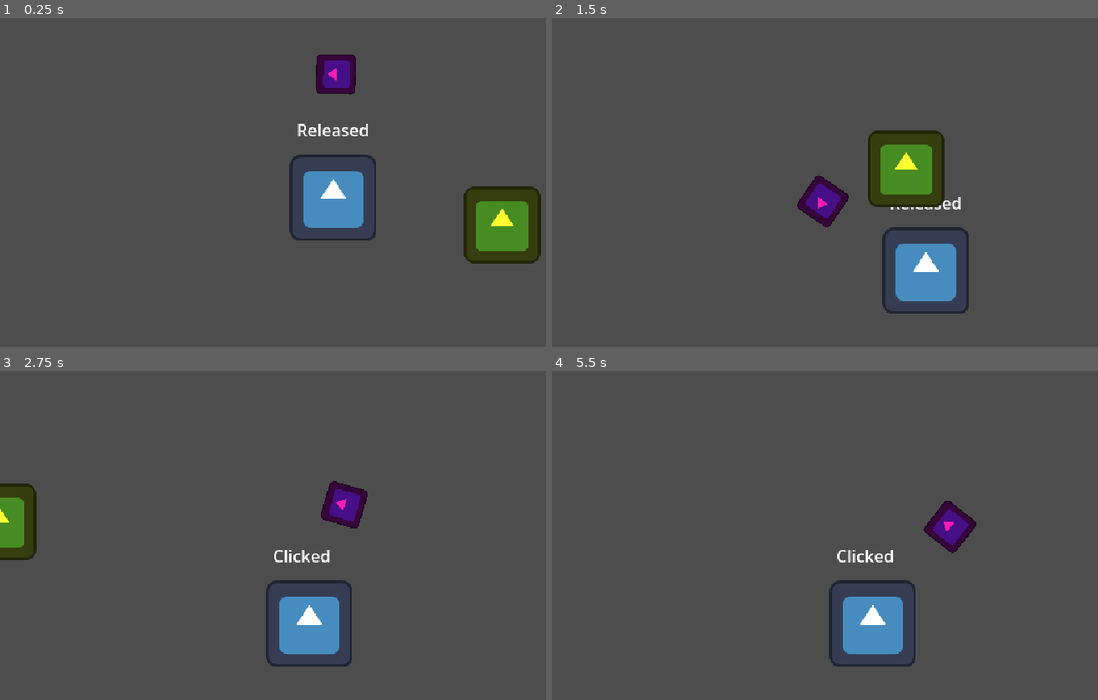
Above: before the commit, frames 1-4 (two rows, left to right).
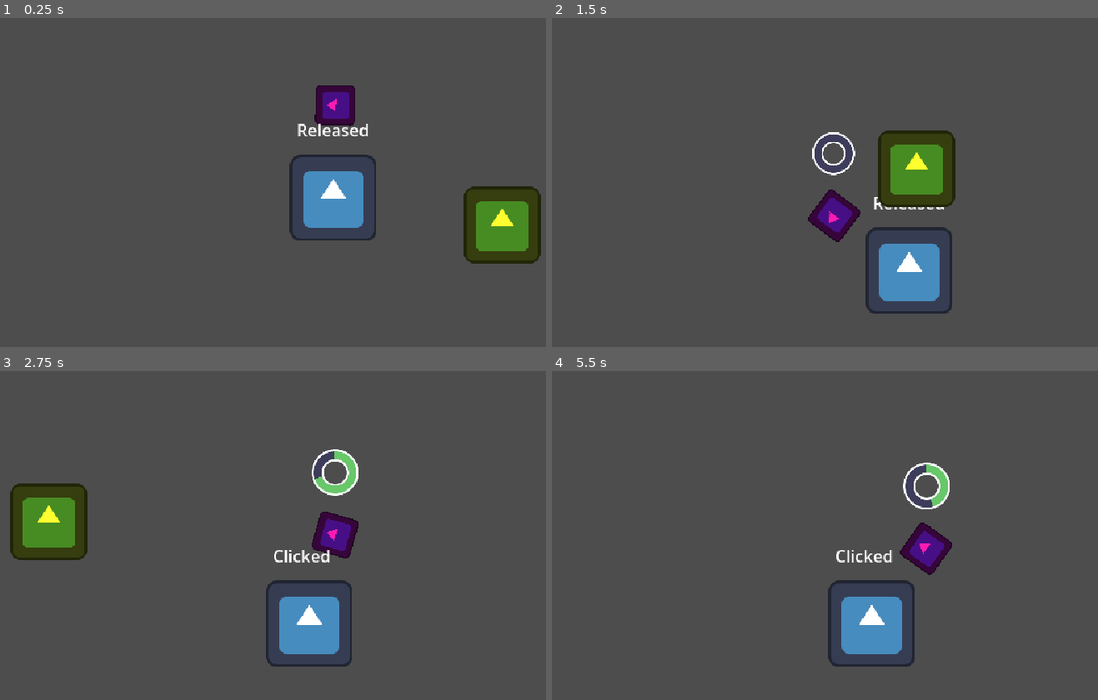
Above: after the commit, the same moments.

Repository: Juawo/hammer-game
Game: Godot game, scene res://scenes/level.tscn
Two runs of this game, one before a commit and one after it. Both use one fixed random seed, a clock stepped at 60 frames per second and the inputs below. The engine's default icon, where the game draws it, is replaced by a stand-in: a white triangle on a blue panel in a dark square.
Inputs (mouse positions are in pixels of both pictures, inside the frame that each line leads up to):
- Up to frame 1 (0.25 s): no input
- Up to frame 2 (1.5 s): move the mouse to (1032, 149) at 0.52 s; press the mouse at (1032, 149) at 0.53 s; hold D (right) from 0.53 s (still down); tap W (jump) at 0.77 s; move the mouse to (754, 185) at 1.27 s; release the mouse at (754, 185) at 1.28 s; click (754, 185) at 1.35 s
- Up to frame 3 (2.75 s): tap W (jump) at 1.52 s; move the mouse to (398, 440) at 2.02 s; release D (right) at 2.03 s; press the mouse at (398, 440) at 2.03 s; hold A (left) from 2.03 s (still down)
- Up to frame 4 (5.5 s): move the mouse to (852, 594) at 2.77 s; release A (left) at 2.78 s; release the mouse at (852, 594) at 2.78 s; hold D (right) 2.78-4.28 s; click (852, 594) at 2.85 s; tap W (jump) at 3.02, 3.77, 4.52 s; move the mouse to (1087, 578) at 3.52 s; press the mouse at (1087, 578) at 3.53 s; move the mouse to (683, 463) at 4.27 s; release the mouse at (683, 463) at 4.28 s; hold A (left) 4.28-5.03 s; click (683, 463) at 4.35 s; move the mouse to (917, 522) at 5.02 s; press the mouse at (917, 522) at 5.03 s; hold D (right) from 5.03 s (still down)

The runs differ from the first frame. In frame 1, 1.4% of the frame differs, in the area x 57-66%, y 11-33%; in frame 2, 5.0%; in frame 3, 5.3%, in the area x 0-68%, y 23-58%; in frame 4, 2.5%.

Commit message:
Refactor hammer pivot scene and script: update progress bar properties, adjust charge time constants, and enhance UI tweening for better visual feedback during hammer charging.

Diff:
--- a/project_time_tracker.json
+++ b/project_time_tracker.json
@@ -1,8 +1,8 @@
 {
-  "2D": 2203.568,
+  "2D": 3543.785,
   "3D": 2.593,
   "AFK": 2.621,
   "Asset Store": 2.207,
-  "Game": 2628.427,
-  "Script": 4219.627
+  "Game": 4292.067,
+  "Script": 5274.532
 }
--- a/scenes/Hammer/hammer_pivot.tscn
+++ b/scenes/Hammer/hammer_pivot.tscn
@@ -2,6 +2,8 @@
 
 [ext_resource type="Script" uid="uid://bfmsdufmmvvo4" path="res://scripts/Hammer/hammer_pivot.gd" id="1_7yr1y"]
 [ext_resource type="Texture2D" uid="uid://cvcyuf028h1f" path="res://icon.svg" id="2_cbcvn"]
+[ext_resource type="Texture2D" uid="uid://nhnoa8xmqvk" path="res://assets/ui/progress.png" id="3_prrad"]
+[ext_resource type="Texture2D" uid="uid://8h0qnb5ryddb" path="res://assets/ui/outline.png" id="4_pkpup"]
 
 [sub_resource type="RectangleShape2D" id="RectangleShape2D_04dxk"]
 size = Vector2(128.5, 109)
@@ -12,11 +14,24 @@
 
 [node name="sprite" type="Sprite2D" parent="." unique_id=1988051966]
 self_modulate = Color(1, 0.105882354, 0.7019608, 1)
-position = Vector2(400, 0)
 texture = ExtResource("2_cbcvn")
 
+[node name="progress_bar" type="TextureProgressBar" parent="sprite" unique_id=159211517]
+top_level = true
+offset_left = 83.33333
+offset_top = -46.666664
+offset_right = 173.33333
+offset_bottom = 43.333336
+pivot_offset = Vector2(45, 45)
+value = 33.0
+fill_mode = 4
+texture_under = ExtResource("3_prrad")
+texture_over = ExtResource("4_pkpup")
+texture_progress = ExtResource("3_prrad")
+tint_under = Color(0.23837075, 0.23373532, 0.35466883, 1)
+tint_progress = Color(0.40559998, 0.78, 0.41184, 1)
+
 [node name="hammer_area" type="Area2D" parent="." unique_id=1895019698]
-position = Vector2(400, 0)
 collision_layer = 0
 collision_mask = 3
 
@@ -24,12 +39,4 @@
 position = Vector2(-0.75, -0.5)
 shape = SubResource("RectangleShape2D_04dxk")
 
-[node name="progress_bar" type="TextureProgressBar" parent="." unique_id=1162279908]
-offset_left = 400.0
-offset_top = -103.333
-offset_right = 404.0
-offset_bottom = -76.333
-value = 100.0
-rounded = true
-
 [node name="RayCast2D" type="RayCast2D" parent="." unique_id=1413554373]
--- a/scenes/level.tscn
+++ b/scenes/level.tscn
@@ -15,6 +15,7 @@
 position = Vector2(246, 151)
 
 [node name="Camera2D" type="Camera2D" parent="Player" unique_id=1742987236]
+process_callback = 0
 limit_bottom = 400
 position_smoothing_enabled = true
 
--- a/scripts/Hammer/hammer_pivot.gd
+++ b/scripts/Hammer/hammer_pivot.gd
@@ -1,29 +1,32 @@
 extends Node2D
 
-const MAX_CHARGE_TIME = 2.0
+const MAX_CHARGE_TIME = 1.0
 const MIN_CHARGE_TIME = 0.1
 const MAX_KNOCKBACK_FORCE = 300.0
 
 const ORBIT_SPEED = 15.0
-const MAX_ORBIT_DISTANCE = 400.0 #position.x do hammer_area
+const MAX_ORBIT_DISTANCE = 300.0 #position.x do hammer_area
 
 var orbit_speed_modifier = 1
 var current_charge := 0.0
 var is_charging := false
 
+var target_scale_ui := 0.5
+var ui_tween : Tween
+
 @onready var sprite: Sprite2D = $sprite
 @onready var hammer_area: Area2D = $hammer_area
-@onready var progress_bar : TextureProgressBar = $progress_bar
+@onready var progress_bar: TextureProgressBar = $sprite/progress_bar
 @onready var ray_cast_2d: RayCast2D = $RayCast2D
 
 var player : CharacterBody2D
 
-# Called when the node enters the scene tree for the first time.
 func _ready() -> void:
 	player = get_parent().get_parent()
 
-# Called every frame. 'delta' is the elapsed time since the previous frame.
-func _process(delta: float) -> void:
+	progress_bar.scale = Vector2.ZERO
+
+func _physics_process(delta: float) -> void:
 	var mouse_pos := get_global_mouse_position()
 	var target_angle := global_position.direction_to(mouse_pos).angle()
 	rotation = lerp_angle(rotation, target_angle, (ORBIT_SPEED * orbit_speed_modifier) * delta)
@@ -33,27 +36,28 @@
 
 	if ray_cast_2d.is_colliding():
 		var distance_to_wall := to_local(ray_cast_2d.get_collision_point()).length()
-
-		# Substitua "20.0" pela metade do tamanho exato do seu sprite do martelo.
-		# A função max() garante que, no pior cenário, a distância zere em vez de ficar negativa.
 		var clamped_distance = max(0.0, distance_to_wall - 64)
 
 		sprite.position.x = clamped_distance
 		hammer_area.position.x = clamped_distance
-		progress_bar.position.x = clamped_distance
 	else:
-		# Caminho livre, mantém o martelo na distância original
 		sprite.position.x = MAX_ORBIT_DISTANCE
 		hammer_area.position.x = MAX_ORBIT_DISTANCE
-		progress_bar.position.x = MAX_ORBIT_DISTANCE
 
+	var ui_offset = Vector2(0, -60) # altura da progress
+	progress_bar.global_position = sprite.global_position + ui_offset - (progress_bar.pivot_offset * progress_bar.scale)
 
-	if Input.is_action_pressed("charge_hammer") :
-		if not is_charging :
+	if Input.is_action_pressed("charge_hammer"):
+		if not is_charging:
 			is_charging = true
 			orbit_speed_modifier = 0.3
 			player.set_hammer_charging(is_charging)
-			# add camera juice here
+
+			if ui_tween:
+				ui_tween.kill()
+
+			ui_tween = create_tween().set_trans(Tween.TRANS_BACK).set_ease(Tween.EASE_OUT)
+			ui_tween.tween_property(progress_bar, "scale", Vector2(target_scale_ui, target_scale_ui), 0.25)
 
 		current_charge = min(current_charge + delta, MAX_CHARGE_TIME)
 		update_visuals()
@@ -62,38 +66,40 @@
 		is_charging = false
 		orbit_speed_modifier = 1
 		player.set_hammer_charging(is_charging)
-		# add camera juice here
+
+		if ui_tween:
+			ui_tween.kill()
+
+		ui_tween = create_tween().set_trans(Tween.TRANS_CUBIC).set_ease(Tween.EASE_IN)
+		ui_tween.tween_property(progress_bar, "scale", Vector2.ZERO, 0.15)
 
 		execute_strike()
 
 		current_charge = 0.0
 		update_visuals()
 
-
-func execute_strike() -> void :
+func execute_strike() -> void:
 	var charge_ratio = current_charge / MAX_CHARGE_TIME
 	print(charge_ratio)
 	if charge_ratio < MIN_CHARGE_TIME: return
+
 	var hit_something := false
 	var bodies := hammer_area.get_overlapping_bodies()
 
-	for body in bodies :
-		if body != player :
+	for body in bodies:
+		if body != player:
 			hit_something = true
-
-			if body.has_method("take_damage") :
+			if body.has_method("take_damage"):
 				var damage := int(ceil(3 * charge_ratio))
 				body.take_damage(damage)
 
-	if hit_something :
+	if hit_something:
 		var strike_direction := Vector2.RIGHT.rotated(rotation)
 		var knockback_direction := -strike_direction
-
 		var applied_force = MAX_KNOCKBACK_FORCE * charge_ratio
 
 		player.apply_knockback(knockback_direction * applied_force)
-		# add juice here
 
-func update_visuals() -> void :
+func update_visuals() -> void:
 	var charge_ratio := current_charge / MAX_CHARGE_TIME
 	progress_bar.value = charge_ratio * 100.0
